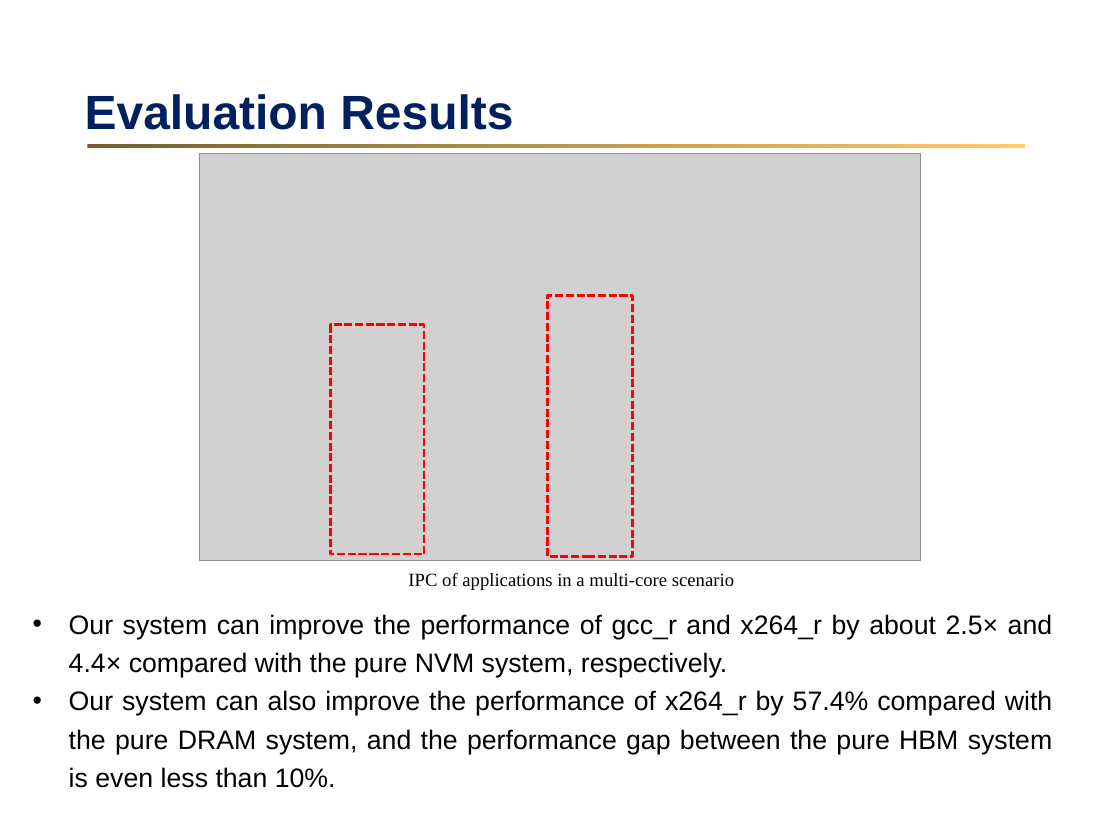
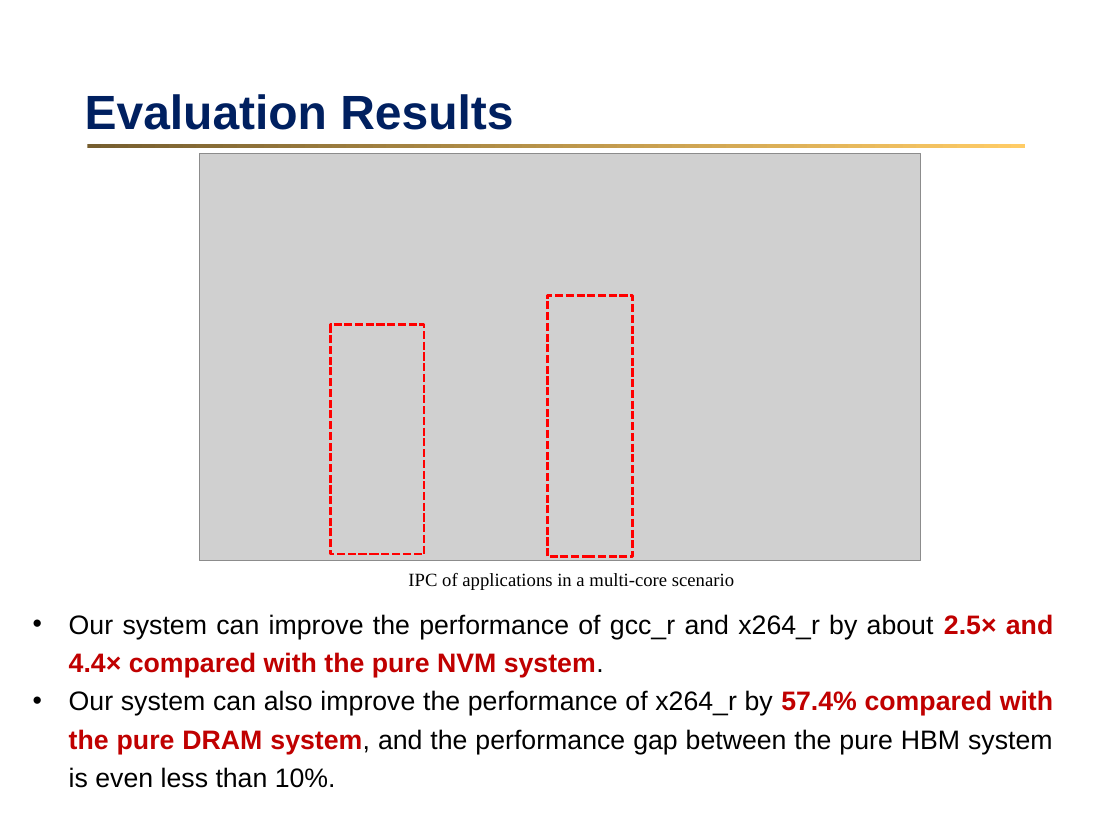
Before and after one commit to zhanghuiwan/LWshare, a slide deck: slide 17 of mascost.pptx. Drawn at 1120x840 pixels with LibreOffice and Linux fonts; fonts in the diff are those of the drawing; grey boxes stand for pictures; background and template pictures are left out. Boxes give left, top, right and bottom in pixels: in the first picture for what was removed or moved away, otherwise in the second. Text is boxed around its words. In the diff, an @@ line names an element or a change of style, - is before the commit and + after.

Commit message:
220926

```diff
--- a/mascost.pptx
+++ b/mascost.pptx
@@ text at box(69, 614, 1053, 677): text changed @@
-• Our system can improve the performance of gcc_r and x264_r by about 2.5× and 4.4× compared with the pure NVM system, respectively.
+• Our system can improve the performance of gcc_r and x264_r by about 2.5× and 4.4× compared with the pure NVM system.
@@ text at box(69, 690, 1053, 788): text colour #000000 to #C00000, bold on in "57.4% compared with the pure DRAM system," @@
```
Also in this commit, not shown: 3 other slides changed.
